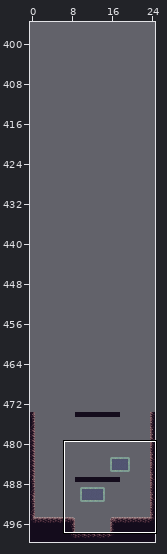
Tiled map -- core/assets/mapWIP.tmx. Above, an overview of the earlier version with the close-up marked.
Close-up. The starting point:
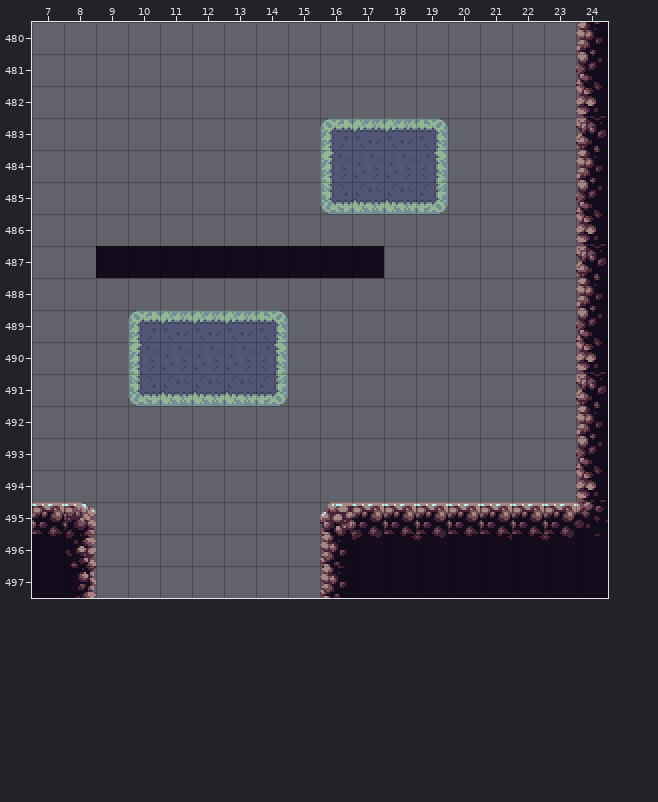
Cells are 16x16 px. Shown: x 7..24, y 480..497. The commit also changed other parts of the map, which this record leaves out.
New version:
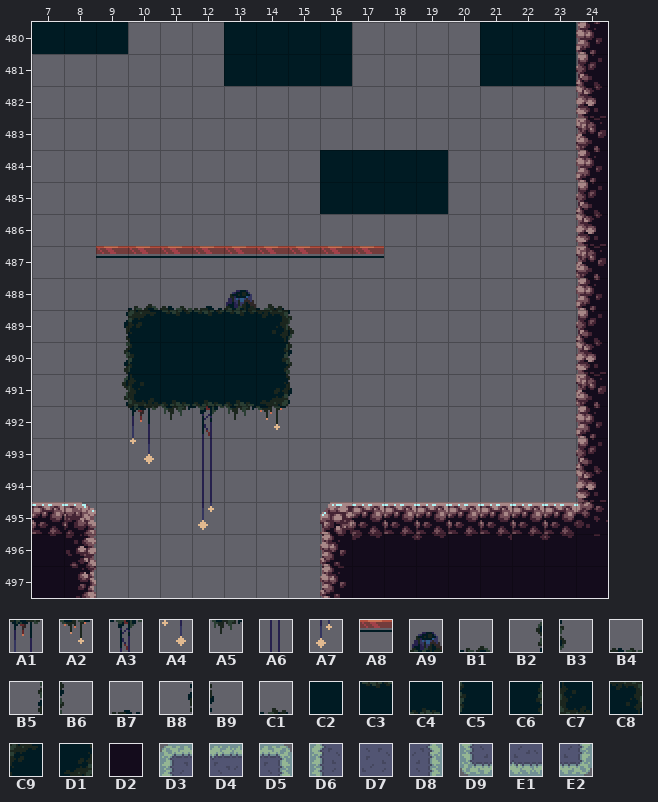
Key: from "SpringStar": A1 36, A2 37, A3 38, A4 54, A5 55, A6 56, A7 74, A8 79, A9 94, B1 112, B2 112 turned 270, B3 112 turned 90, B4 113, B5 113 turned 270, B6 113 turned 90, B7 114, B8 114 turned 270, B9 114 turned 90, C1 147, C2 162, C3 166, C4 166 turned 180, C5 166 turned 270, C6 166 turned 90, C7 180 turned 270, C8 180 turned 90, C9 181, D1 181 turned 180; from "dirtTiles": D2 26; from "grassTiles": D3 17, D4 18, D5 19, D6 22, D7 23, D8 24, D9 27, E1 28, E2 29.
__ is an empty cell.
Change:
{"where": "layer \"Background\""}
{"y":480,"x":7,"old":"__ __ __","new":"C2 C2 C2"}
{"y":480,"x":13,"old":"__ __ __ __","new":"C2 C2 C2 C2"}
{"y":480,"x":21,"old":"__ __ __","new":"C2 C2 C2"}
{"y":481,"x":13,"old":"__ __ __ __","new":"C2 C2 C2 C2"}
{"y":481,"x":21,"old":"__ __ __","new":"C2 C2 C2"}
{"y":483,"x":16,"old":"D3 D4 D4 D5","new":"__ __ __ __"}
{"y":484,"x":16,"old":"D6 D7 D7 D8","new":"C2 C2 C2 C2"}
{"y":485,"x":16,"old":"D9 E1 E1 E2","new":"C2 C2 C2 C2"}
{"y":487,"x":9,"old":"D2 D2 D2 D2 D2 D2 D2 D2 D2","new":"A8 A8 A8 A8 A8 A8 A8 A8 A8"}
{"y":488,"x":10,"old":"__ __ __ __ __","new":"B1 B4 B7 A9 C1"}
{"y":489,"x":9,"old":"__ D3 D4 D4 D4 D5 __","new":"B8 C9 C3 C3 C3 C8 B3"}
{"y":490,"x":9,"old":"__ D6 D7 D7 D7 D8 __","new":"B5 C5 C2 C2 C2 C6 B6"}
{"y":491,"x":9,"old":"__ D9 E1 E1 E1 E2 __","new":"B2 C7 C4 C4 C4 D1 B9"}
{"y":492,"x":10,"old":"__ __ __ __ __","new":"A1 A5 A3 A5 A2"}
{"y":493,"x":10,"old":"__","new":"A4"}
{"y":493,"x":12,"old":"__","new":"A6"}
{"y":494,"x":12,"old":"__","new":"A6"}
{"y":495,"x":12,"old":"__","new":"A7"}
{"label":"added","picture_box":[32,22,128,54]}
{"label":"added","picture_box":[224,22,352,86]}
{"label":"added","picture_box":[480,22,576,86]}
{"label":"changed","picture_box":[320,118,448,214]}
{"label":"changed","picture_box":[96,246,384,530]}
